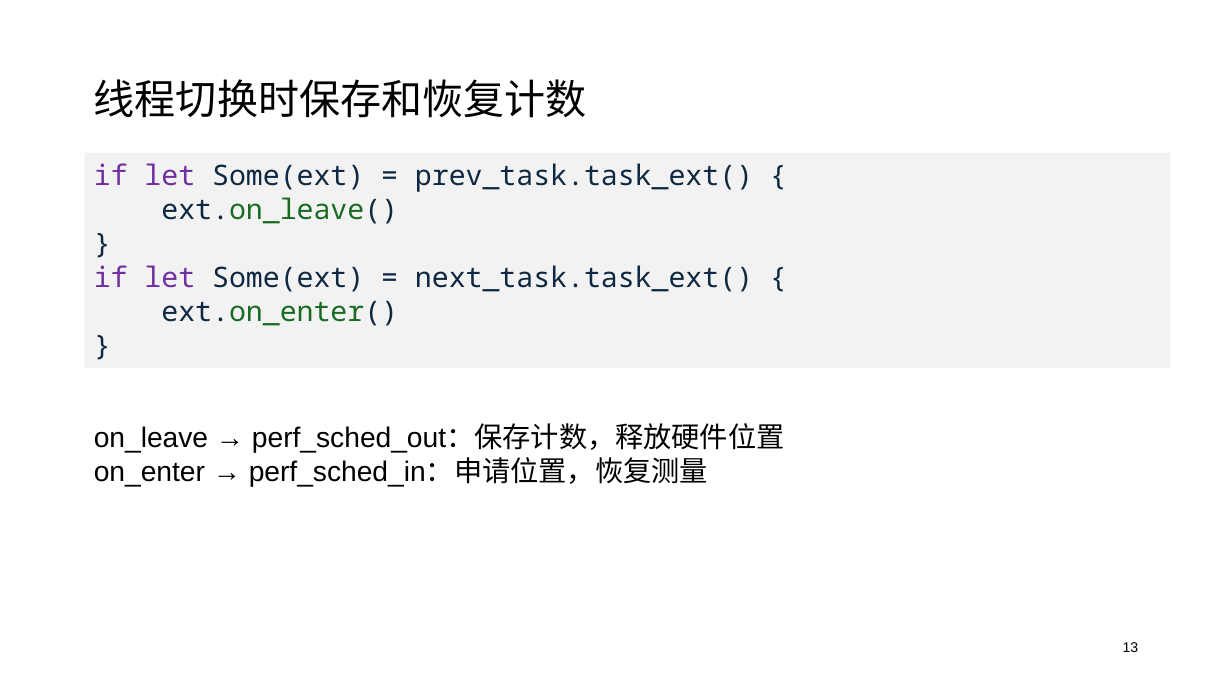
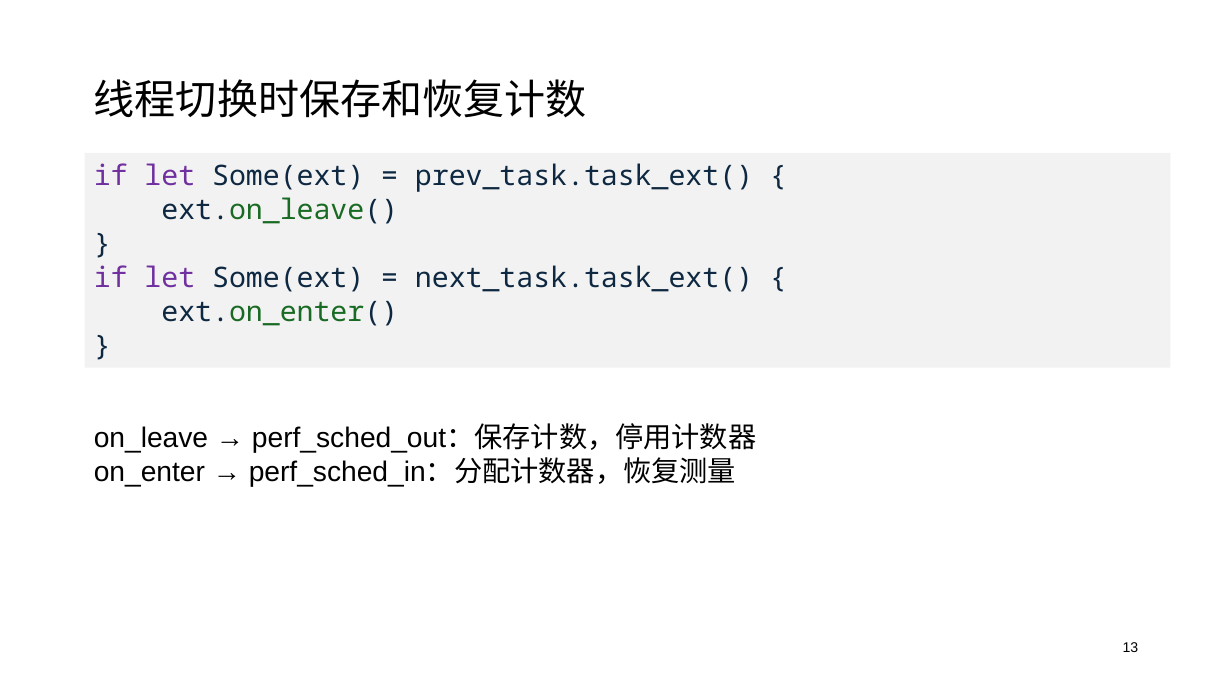
Before and after one commit to oscomp-posad/tgoskits, a slide deck: slide 13 of docs/presentations/starryos-perf.pptx. Drawn at 1232x693 pixels with LibreOffice and Linux fonts; fonts in the diff are those of the drawing. Boxes give left, top, right and bottom in pixels: in the first picture for what was removed or moved away, otherwise in the second. Text is boxed around its words. In the diff, an @@ line names an element or a change of style, - is before the commit and + after.

Commit message:
docs(perf): clarify sampling and counter explanations

```diff
--- a/docs/presentations/starryos-perf.pptx
+++ b/docs/presentations/starryos-perf.pptx
@@ text at [94,425,756,487]: text changed @@
-on_leave → perf_sched_out：保存计数，释放硬件位置
-on_enter → perf_sched_in：申请位置，恢复测量
+on_leave → perf_sched_out：保存计数，停用计数器
+on_enter → perf_sched_in：分配计数器，恢复测量
```
Also in this commit, not shown: 7 other slides changed, 1 other file.
